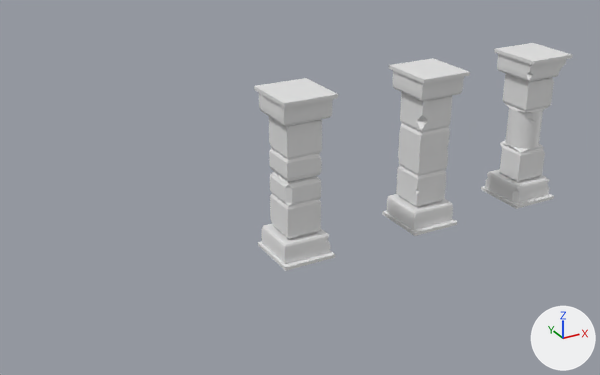
Two versions of the Blender file ModularDugeon/Barrel.blend, one commit apart.
Rendered twice from a 50 mm lens placed at (-6.32, -11.66, 7.06), pointed at (0.14, 0.09, 1.18). Arrows for +X, +Y and +Z are at lower right; the lights stay in place.

The first picture shows 'Pillar1', 'Pillar2', 'Pillar3'.
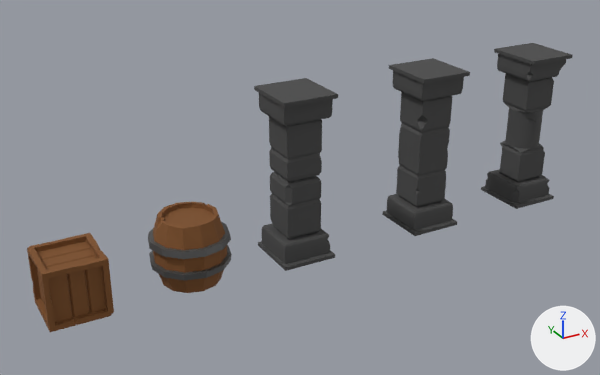
What differs and where, as boxes [x1, y1, x2, y2] in the pictures (600 x 375 px):
```json
{"object": "Pillar1", "change": "recoloured", "before": [254, 78, 338, 271], "after": [254, 78, 338, 271]}
{"object": "Pillar2", "change": "recoloured", "before": [382, 58, 470, 236], "after": [382, 58, 470, 236]}
{"object": "Pillar3", "change": "recoloured", "before": [481, 43, 573, 209], "after": [481, 43, 573, 209]}
{"object": "Create", "change": "shown", "after": [27, 233, 114, 332], "on screen": "brown"}
{"object": "Barrel", "change": "shown", "after": [148, 202, 232, 293], "on screen": "brown"}
{"part": 1, "of": "me_cylinder", "change": "recoloured", "after": [153, 202, 227, 293], "on screen": "brown"}
{"part": 2, "of": "me_cylinder", "change": "recoloured", "after": [148, 222, 232, 280]}
```

Edits to the scene script, one JSON object a line:
```json
{"op": "add", "block": "mat_grey", "code": ["mat_grey = principled_material('grey')", "mat_grey.base_color = (0.0662, 0.0662, 0.0662)  # dark grey #494949", "mat_grey.roughness = 0.85"]}
{"op": "add", "block": "mat_brown", "code": ["mat_brown = principled_material('brown')", "mat_brown.base_color = (0.211, 0.08, 0.0193)  # brown #7f5026", "mat_brown.roughness = 0.855"]}
{"op": "add", "block": "mat_metal", "code": ["mat_metal = principled_material('Metal')", "mat_metal.base_color = (0.145, 0.145, 0.145)  # dark grey #6a6a6a", "mat_metal.metallic = 0.7"]}
{"block": "me_cylinder", "where": "# used by ob_barrel; location = (0.0, 0.0, 0.6)"}
{"op": "remove", "block": "me_cylinder", "code": "me_cylinder.from_pydata(...)  # 188 vertices, 176 faces; spans x -1.0..1.0, y -1.0..1.0, z -1.6..0.6"}
{"op": "add", "block": "me_cylinder", "code": "me_cylinder.from_pydata(...)  # 180 vertices, 170 faces; spans x -0.69..0.69, y -0.69..0.69, z -0.6..0.6"}
{"block": "me_cylinder", "change": "me_cylinder part 1: 98 faces spanning x -0.62..0.62, y -0.62..0.62, z -0.6..0.6 switch from no material to mat_brown (brown #7f5026)"}
{"block": "me_cylinder", "change": "me_cylinder part 2: 72 faces spanning x -0.69..0.69, y -0.69..0.69, z -0.26..0.26 switch from no material to mat_metal (dark grey #6a6a6a)"}
{"block": "me_cube", "where": "me_cube.from_pydata(...)  # 364 vertices, 374 faces; spans x -0.5..0.504, y -0.5..0.5, z -0.5..0.5"}
{"op": "add", "block": "me_cube", "code": "me_cube.materials.append(mat_brown)  # brown #7f5026"}
{"block": "me_cube_001", "where": "me_cube_001.from_pydata(...)  # 172 vertices, 156 faces; spans x -0.5..0.5, y -0.55..0.52, z -1.51..1.51"}
{"op": "add", "block": "me_cube_001", "code": "me_cube_001.materials.append(mat_grey)  # dark grey #494949"}
{"block": "me_cube_002", "where": "me_cube_002.from_pydata(...)  # 180 vertices, 154 faces; spans x -0.5..0.5, y -0.55..0.52, z -1.51..1.51"}
{"op": "add", "block": "me_cube_002", "code": "me_cube_002.materials.append(mat_grey)  # dark grey #494949"}
{"block": "me_cube_003", "where": "me_cube_003.from_pydata(...)  # 517 vertices, 589 faces; spans x -0.5..0.5, y -0.55..0.52, z -1.51..1.51"}
{"op": "add", "block": "me_cube_003", "code": "me_cube_003.materials.append(mat_grey)  # dark grey #494949"}
{"op": "remove", "block": "ob_barrel", "code": "ob_barrel.hide_set(True)"}
{"op": "set", "path": "ob_barrel.location", "old": "(0.0, 0.0, 0.6)", "new": "(-2.0, 0.0, 0.6)"}
{"op": "remove", "block": "ob_create", "code": "ob_create.hide_set(True)"}
{"op": "set", "path": "ob_create.location", "old": "(0.0, 0.0, 0.5)", "new": "(-4.0, 0.0, 0.5)"}
```
